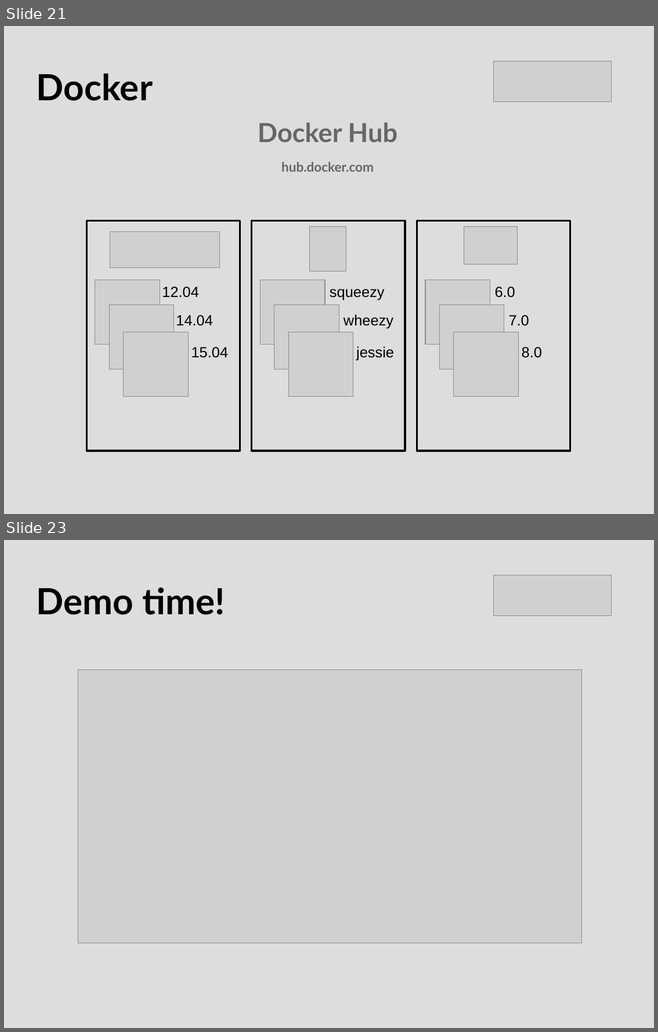
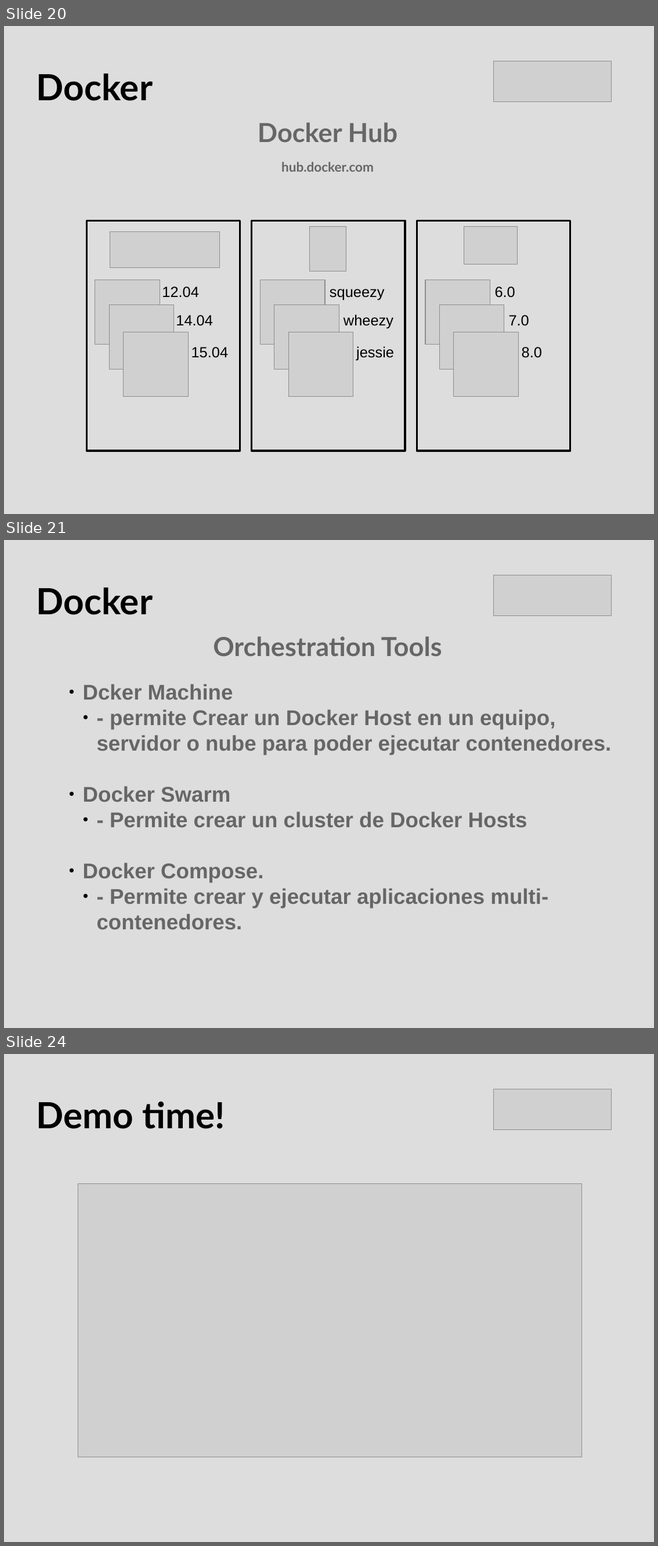
Before and after one commit to hdortiz/docker_rocc2015, a slide deck: presentacion.odp. Shown one above the other, each under a label of ours: slides 21 and 23 before the commit, slides 20, 21 and 24 after it; the slides between them are not shown. The pictures are 658x1032 and 658x1546 pixels, drawn with LibreOffice and Linux fonts; fonts in the diff are those of the drawing; grey boxes stand for pictures. Boxes give left, top, right and bottom in pixels: in the first picture for what was removed or moved away, otherwise in the second. Text is boxed around its words. In the diff, an @@ line names an element or a change of style, - is before the commit and + after.

```diff
--- a/presentacion.odp
+++ b/presentacion.odp
@@ slide 21 added at (4, 540, 654, 1028), background #DDDDDD @@
@@ title added at (36, 588, 152, 615), 44 pt, text #000000, bold @@
+Docker
@@ picture added at (494, 575, 611, 616) @@
@@ text added at (213, 636, 442, 657), 32 pt, text #666666, bold @@
+Orchestration Tools
@@ text added at (83, 684, 611, 930), 26 pt, text #666666, bold @@
+● Dcker Machine
+  ● - permite Crear un Docker Host en un equipo, servidor o nube para poder ejecutar contenedores.
+● Docker Swarm
+  ● - Permite crear un cluster de Docker Hosts
+● Docker Compose.
+  ● - Permite crear y ejecutar aplicaciones multi-contenedores.
@@ what was slide 21 is now slide 20 @@
@@ what was slide 23 is now slide 24 @@
```
Also in this commit, not shown: 5 slides changed, 1 other slide added, 1 slide removed.
